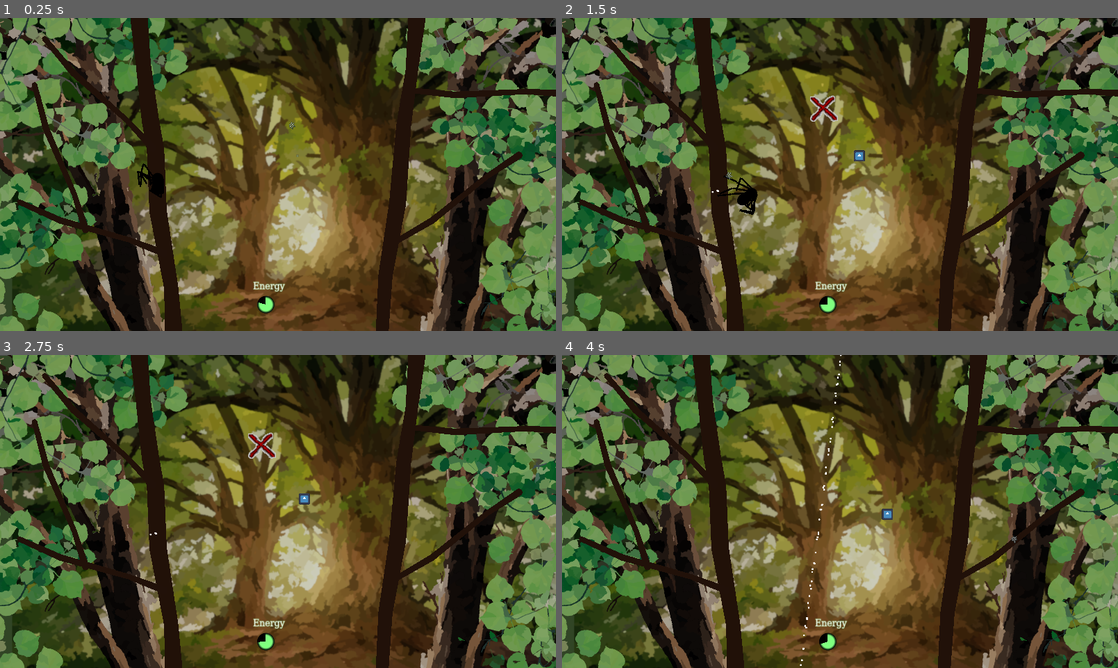
Above: before the commit, frames 1-4 (two rows, left to right).
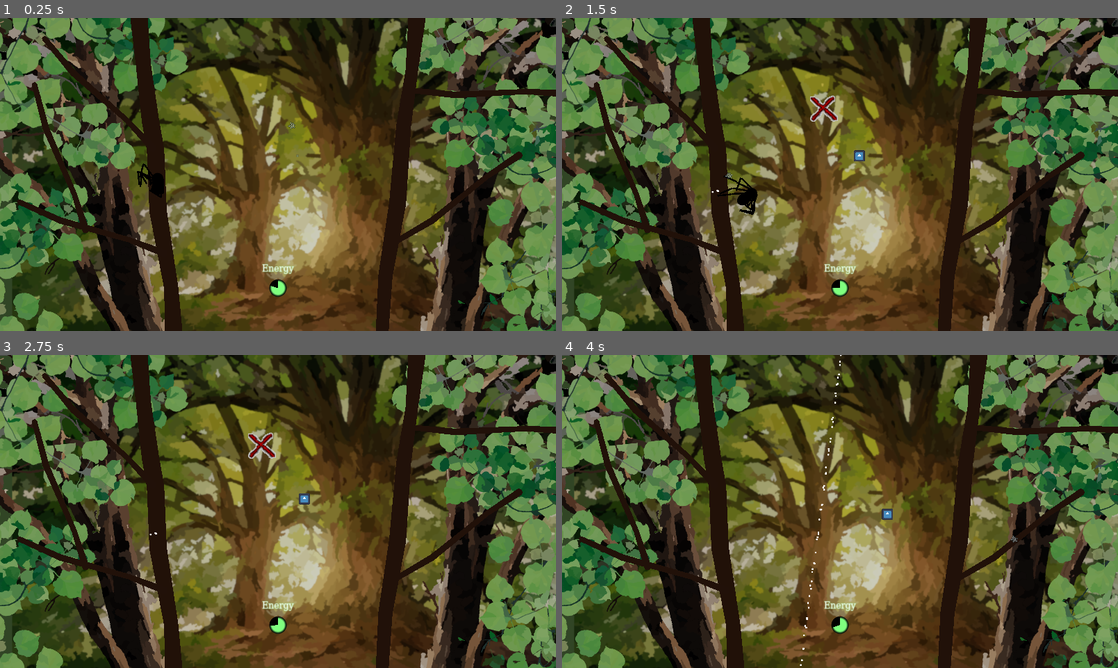
Above: after the commit, the same moments.

Repository: InRe-Dan/ld56
Game: Godot game, scene res://world/world.tscn
Same seed, same stepped clock (60 frames per second), same inputs: the game is played once before the commit and once after it. The engine's default icon, where the game draws it, is replaced by a stand-in: a white triangle on a blue panel in a dark square.
Inputs (mouse positions are in pixels of both pictures, inside the frame that each line leads up to):
- Up to frame 1 (0.25 s): no input
- Up to frame 2 (1.5 s): move the mouse to (962, 158) at 0.52 s; hold D (move_right) 0.53-1.28 s; hold Right mouse button (destroy_web) 0.53-1.28 s; move the mouse to (728, 190) at 1.27 s; hold S (move_down) from 1.28 s (still down); click (728, 190) at 1.35 s
- Up to frame 3 (2.75 s): move the mouse to (333, 442) at 2.02 s; release S (move_down) at 2.03 s; hold D (move_right) from 2.03 s (still down); hold Right mouse button (destroy_web) from 2.03 s (still down)
- Up to frame 4 (4 s): move the mouse to (812, 574) at 2.77 s; release D (move_right) at 2.78 s; release Right mouse button (destroy_web) at 2.78 s; hold W (move_up) 2.78-3.53 s; click (812, 574) at 2.85 s; move the mouse to (1006, 558) at 3.52 s; hold A (move_left) from 3.53 s (still down); hold Right mouse button (destroy_web) from 3.53 s (still down)

The runs differ from the first frame. In frame 1, 0.5% of the frame differs, in the area x 45-54%, y 33-95%; in frame 2, 0.4%; in frame 3, 0.4%; in frame 4, 0.4%.

Commit message:
UI Changes

Diff:
--- a/menus/game_ui.tscn
+++ b/menus/game_ui.tscn
@@ -69,11 +69,18 @@
 script = ExtResource("1_i8rq3")
 
 [node name="TextureProgressBar" type="TextureProgressBar" parent="."]
-layout_mode = 0
-offset_left = 886.0
-offset_top = 957.0
-offset_right = 950.0
-offset_bottom = 1021.0
+layout_mode = 1
+anchors_preset = 7
+anchor_left = 0.5
+anchor_top = 1.0
+anchor_right = 0.5
+anchor_bottom = 1.0
+offset_left = -32.0
+offset_top = -180.0
+offset_right = 32.0
+offset_bottom = -116.0
+grow_horizontal = 2
+grow_vertical = 0
 step = 0.0
 fill_mode = 4
 texture_under = SubResource("GradientTexture2D_vif3w")
@@ -81,15 +88,24 @@
 texture_progress = SubResource("GradientTexture2D_37tsx")
 
 [node name="Label" type="Label" parent="."]
-layout_mode = 0
-offset_left = 874.0
-offset_top = 911.0
-offset_right = 1067.0
-offset_bottom = 998.0
+layout_mode = 1
+anchors_preset = 7
+anchor_left = 0.5
+anchor_top = 1.0
+anchor_right = 0.5
+anchor_bottom = 1.0
+offset_left = -96.5
+offset_top = -230.0
+offset_right = 96.5
+offset_bottom = -143.0
+grow_horizontal = 2
+grow_vertical = 0
 text = "Energy"
 label_settings = SubResource("LabelSettings_xe5ga")
+horizontal_alignment = 1
 
 [node name="WebReticle" type="Sprite2D" parent="."]
 modulate = Color(1, 1, 1, 0.654902)
 texture_filter = 1
+rotation = 1.5708
 texture = ExtResource("3_eqy71")
